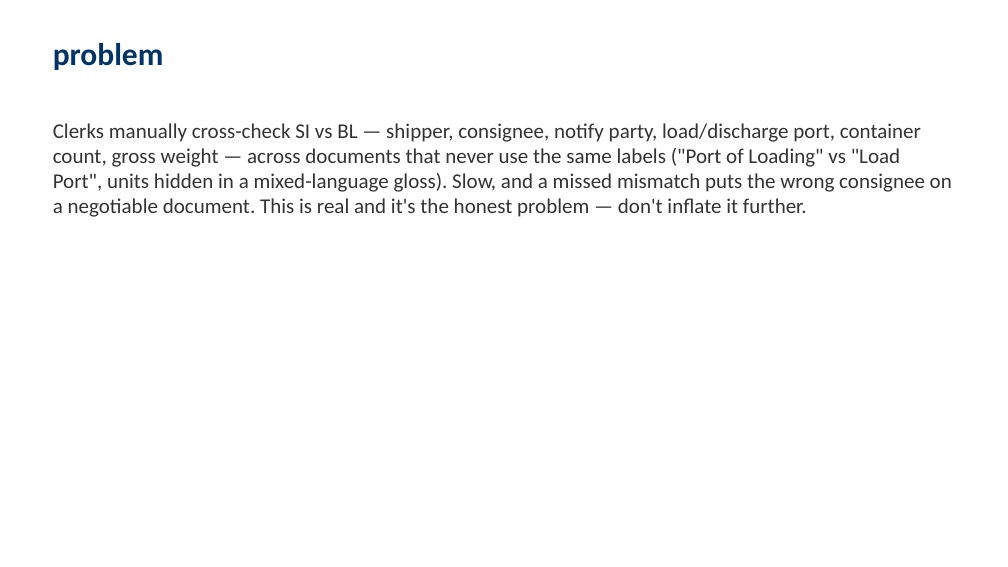
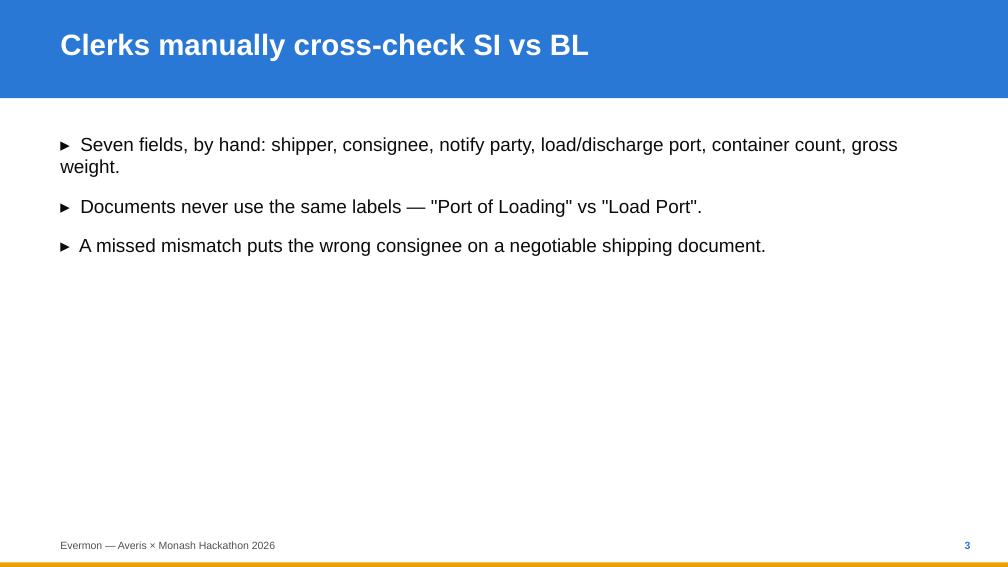
Before and after one commit to ponli550/Evermon, a slide deck: slide 3 of docs/AverisMonash2026.pptx. Drawn at 1008x567 pixels with LibreOffice and Linux fonts; fonts in the diff are those of the drawing. Boxes give left, top, right and bottom in pixels: in the first picture for what was removed or moved away, otherwise in the second. Text is boxed around its words. In the diff, an @@ line names an element or a change of style, - is before the commit and + after.

Commit message:
docs: rebuild the pitch deck with a real design, not the template default
hackager slides produced the plain python-pptx-default look and flagged 5
of 7 slides over the 60-word density limit. docs/scripts/build_pitch_deck.py
replaces it: 13 slides, chunked so none exceeds ~60 words, laid out with a
header/accent-bar system (title, section-divider, bullet, stat, closing
slide types) instead of one generic bullet template.

Content is transcribed from docs/PITCH.md, nothing invented. Colors reuse
the validated categorical/status palette already used in web-demo/ and
watch/'s terminal dashboard, so the deck, the site, and the panel read as
one system. Verified structurally (no out-of-bounds shapes, no slide over
the density threshold) -- no renderer available here to screenshot it, so
worth a manual look before it goes in front of a judge.

```diff
--- a/docs/AverisMonash2026.pptx
+++ b/docs/AverisMonash2026.pptx
@@ rectangle added at (0,0,1008,98), fill #2A78D6 @@
@@ text removed at (53,43,164,70) @@
-problem
@@ text added at (60,33,589,61), 28 pt, text #FFFFFF, bold @@
+Clerks manually cross-check SI vs BL
@@ text at (60,137,898,256): text changed; size 20 to 18 pt; font Calibri to Arial; text colour #333333 to #0B0B0B @@
-Clerks manually cross-check SI vs BL — shipper, consignee, notify party, load/discharge port, container count, gross weight — across documents that never use the same labels ("Port of Loading" vs "Load Port", units hidden in a mixed-language gloss). Slow, and a missed mismatch puts the wrong consignee on a negotiable document. This is real and it's the honest problem — don't inflate it further.
+▸ Seven fields, by hand: shipper, consignee, notify party, load/discharge port, container count, gross weight.
+▸ Documents never use the same labels — "Port of Loading" vs "Load Port".
+▸ A missed mismatch puts the wrong consignee on a negotiable shipping document.
@@ rectangle added at (0,563,1008,567), fill #EDA100 @@
@@ text added at (60,541,275,549), 10 pt, text #52514E @@
+Evermon — Averis × Monash Hackathon 2026
@@ text added at (965,541,971,549), 10 pt, text #2A78D6, bold @@
+3
```
Also in this commit, not shown: 1 other slide changed, 11 slides added, 5 slides removed, 1 other file.
